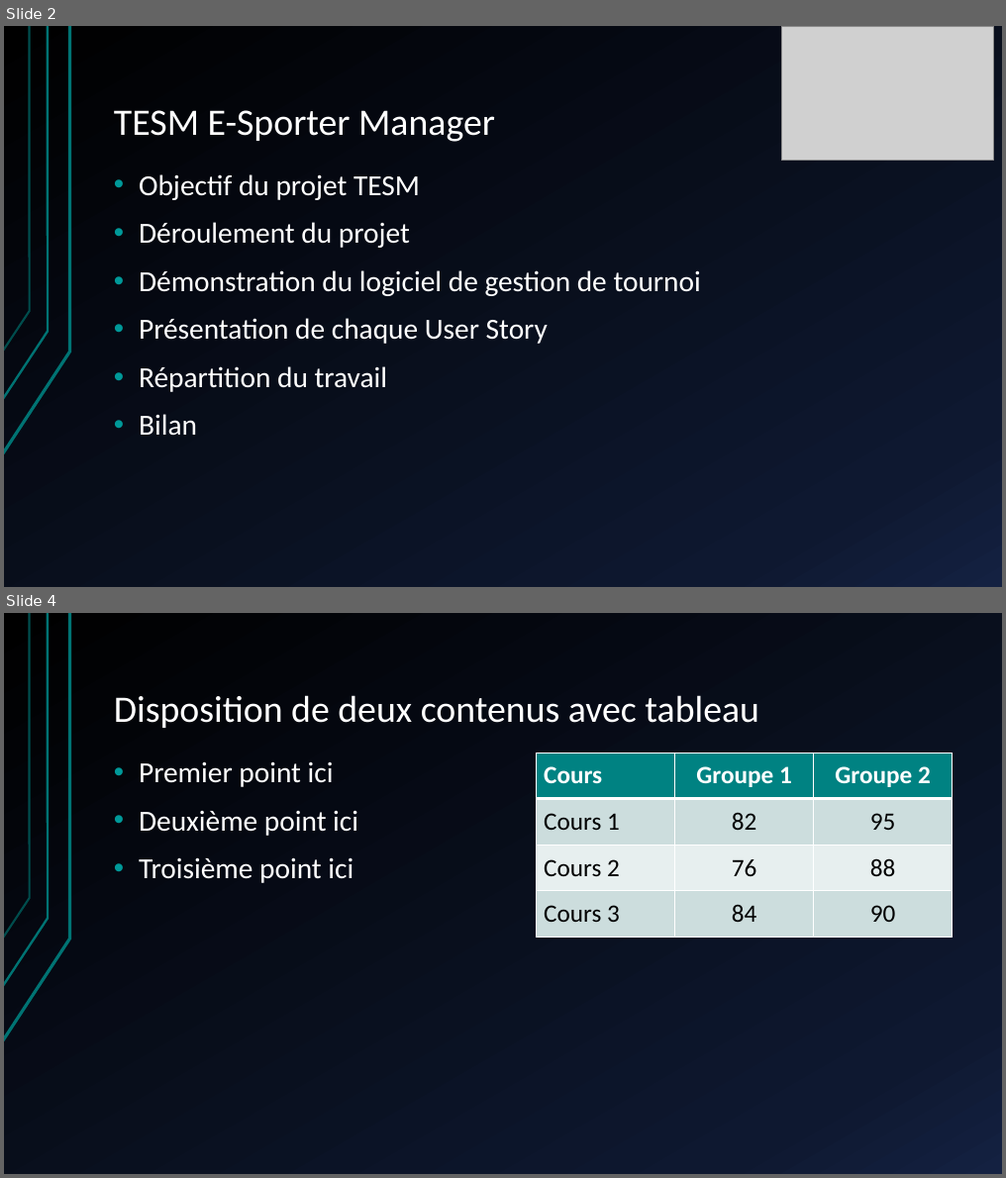
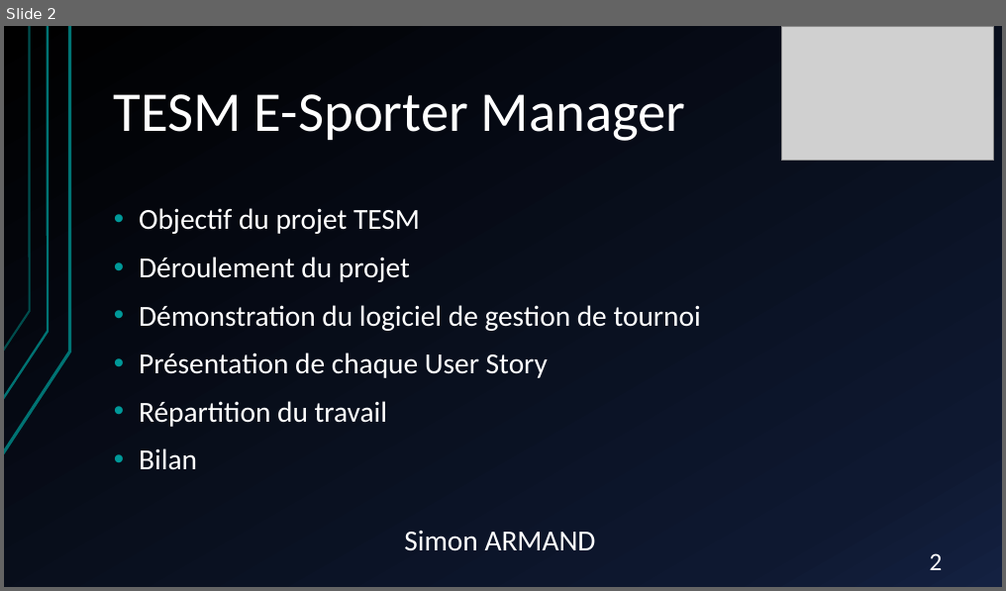
Before and after one commit to gamingdy/tesm-esport-manager, a slide deck: TESM E-Sporter Manager.pptx. Shown one above the other, each under a label of ours: slides 2 and 4 before the commit, slide 2 after it; the slides between them are not shown. The pictures are 1006x1178 and 1006x591 pixels, drawn with LibreOffice and Linux fonts; fonts in the diff are those of the drawing; grey boxes stand for pictures. Boxes give left, top, right and bottom in pixels: in the first picture for what was removed or moved away, otherwise in the second. Text is boxed around its words. In the diff, an @@ line names an element or a change of style, - is before the commit and + after.

```diff
--- a/TESM E-Sporter Manager.pptx
+++ b/TESM E-Sporter Manager.pptx
@@ slide 4 removed at bbox=[4, 613, 1002, 1174], background gradient #000000 to #0F1931 to #142242; not listed: 3 template elements that a slide beside it also shows @@
@@ title removed at bbox=[114, 695, 759, 728] @@
-Disposition de deux contenus avec tableau
@@ table removed at bbox=[537, 753, 951, 938], 4 rows, 3 columns @@
-Cours | Groupe 1 | Groupe 2
-Cours 1 | 82 | 95
-Cours 2 | 76 | 88
-Cours 3 | 84 | 90
@@ text removed at bbox=[139, 761, 358, 883] @@
-• Premier point ici
-• Deuxième point ici
-• Troisième point ici
@@ slide 2 changed as well @@
@@ title "TESM E-Sporter Manager" at bbox=[114, 94, 686, 141]: size 36 to 54 pt @@
@@ text "Objectif du projet TESM": place and size @@
-text "Objectif du projet TESM" at bbox=[139, 174, 701, 436]
+text "Objectif du projet TESM" at bbox=[139, 208, 701, 471]
@@ text added at bbox=[404, 531, 596, 552], 28 pt, text #FFFFFF @@
+Simon ARMAND
@@ page number added at bbox=[930, 554, 943, 570], 24 pt, text #FFFFFF @@
+2
```
Also in this commit, not shown: 1 other slide changed, 13 slides added, 8 other slides removed.
